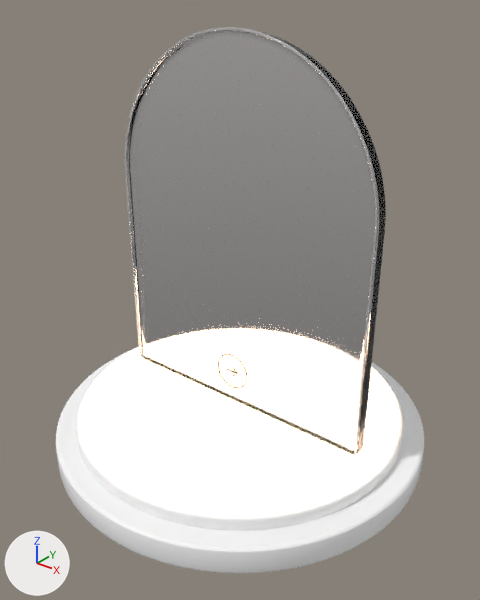
Two versions of the glTF model web/studio/public/assets/hyper-atrium/crystal-crystal-wide.glb, one commit apart.
Rendered twice from a 50 mm lens placed at (3.44, -4.3, 4.24), pointed at (0.1, -0.13, 1.65). Lighting does not change. The marker at lower left points along +X, +Y and +Z. The first picture is the older version. Where no turn or scale is listed for an object, it has been applied to the vertices. Vertices at exactly the same position are counted once.

Names of what the first picture shows: 'Crystal crystal-wide | concealed warm light seam', 'Crystal crystal-wide | enter circle', 'Crystal crystal-wide | front polished rim', 'Crystal crystal-wide | lower travertine plinth', 'Crystal crystal-wide | solid clear arched crystal', 'Crystal crystal-wide | upper porcelain plinth'.
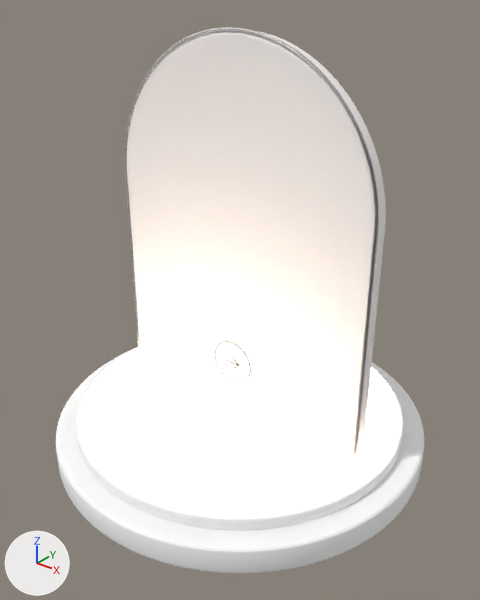
Pixel boxes (x1, y1, x2, y2) of what changed, in the pictures (480 x 600 px):
'Crystal crystal-wide | solid clear arched crystal', surface changed
    both: (127, 31, 386, 455)
'Crystal crystal-wide | enter circle', reshaped (23% wider, 22% taller)
    before: (218, 354, 247, 389)
    after: (215, 341, 251, 384)

The change, as a list of edits to the scene's bpy script:
```text
Change mat_portals___optically_clear_rose_crystal:
    remove mat_portals___optically_clear_rose_crystal.ior = 1.43
    remove mat_portals___optically_clear_rose_crystal.transmission_weight = 1.0
    mat_portals___optically_clear_rose_crystal.roughness: 0.055 -> 1.0
Change me_crystal_crystal_wide___enter_circle_path:
    used by ob_crystal_crystal_wide___enter_circle; location = (0.0, 0.0, 0.0)
    remove me_crystal_crystal_wide___enter_circle_path.from_pydata(...)  # 640 vertices, 1280 faces; spans x -0.18..0.18, y -0.12..-0.11, z 0.68..1.04
    add me_crystal_crystal_wide___enter_circle_path.from_pydata(...)  # 640 vertices, 1280 faces; spans x -0.22..0.22, y -0.12..-0.11, z 0.736..1.176
    me_crystal_crystal_wide___enter_circle_path part 1: the whole mesh is multiplied about its middle by the matrix ((1.227, 0.0, 0.0), (0.0, 1.0, 0.0), (0.0, 0.0, 1.227)), then moved by (0.0, 0.0, 0.096)
```
